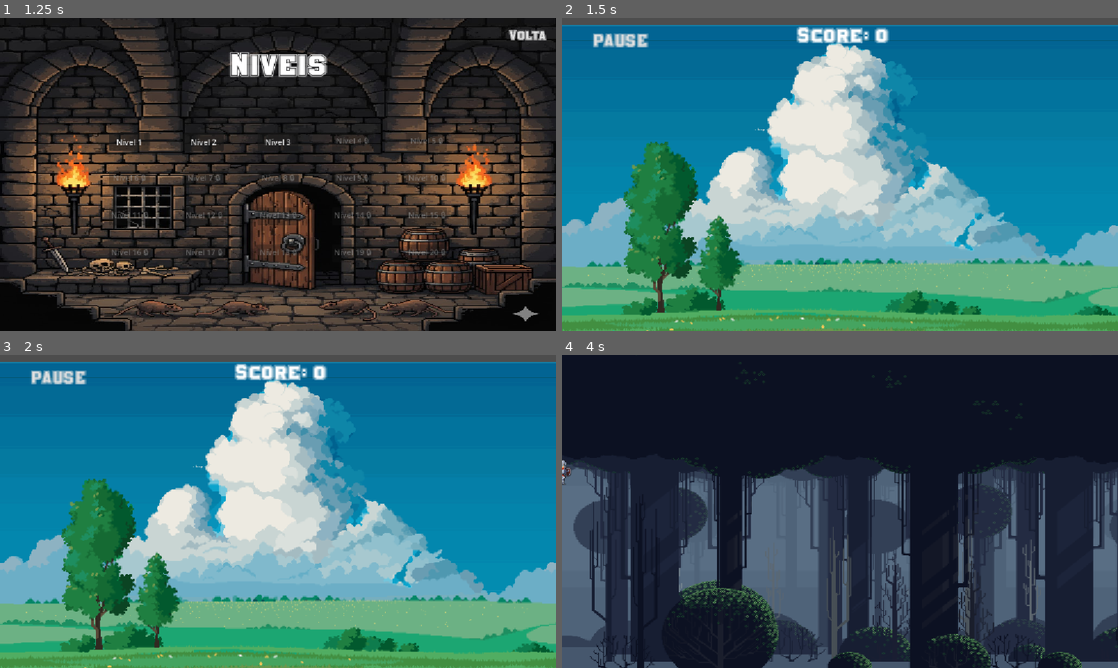
Above: before the commit, frames 1-4 (two rows, left to right).
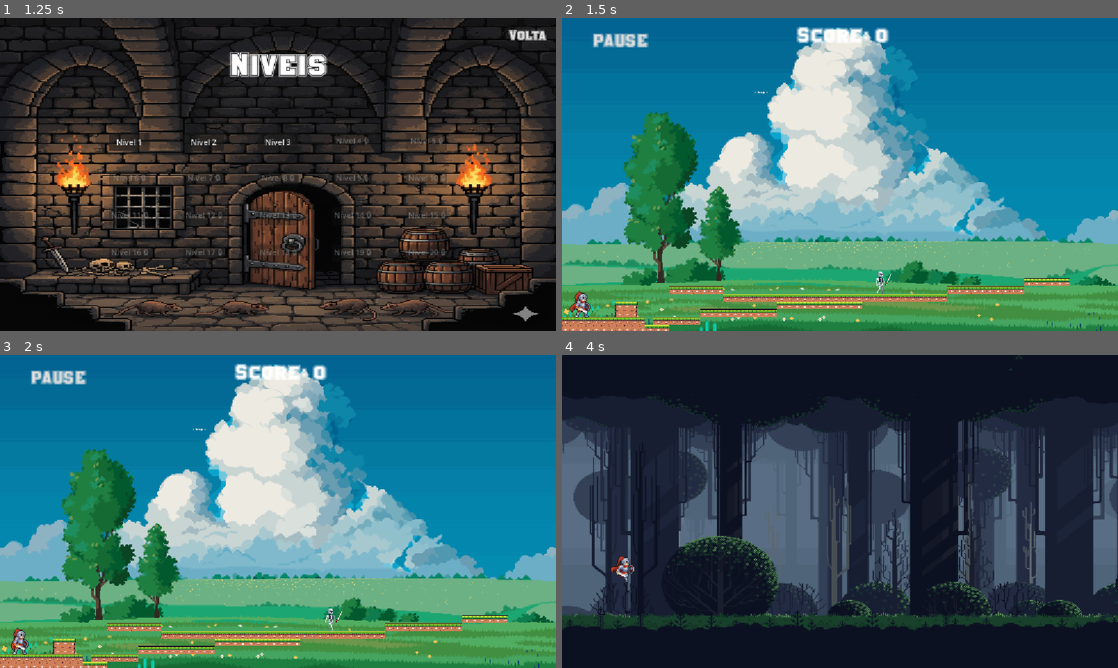
Above: after the commit, the same moments.

Repository: project-godot/project_godot_group10
Game: Godot game, scene res://main/MainMenu.tscn
Same seed, same stepped clock (60 frames per second), same inputs: the game is played once before the commit and once after it.
Inputs:
- Up to frame 1 (1.25 s): click "Jogar" at 0.5 s
- Up to frame 2 (1.5 s): click "Nível 1" at 1.25 s
- Up to frame 3 (2 s): no input
- Up to frame 4 (4 s): click "PAUSE" at 2 s; click "Voltar" at 2.75 s; click "Nível 2" at 3.5 s

Frame 1 is identical in both runs. In frame 2, 45% of the frame differs, in the area x 0-100%, y 0-100%; in frame 3, 45%; in frame 4, 29%.

Commit message:
teste ajuste

Diff:
--- a/entities/Player/player.tscn
+++ b/entities/Player/player.tscn
@@ -477,7 +477,7 @@
 position = Vector2(11, -2)
 limit_left = 0
 limit_top = 0
-limit_bottom = 340
+limit_bottom = 648
 position_smoothing_enabled = true
 
 [node name="Attack" type="Area2D" parent="."]
--- a/levels/level2.tscn
+++ b/levels/level2.tscn
@@ -136,6 +136,7 @@
 region_rect = Rect2(0, 0, 7424, 793)
 
 [node name="Player" parent="." instance=ExtResource("11_hfi3b")]
+position = Vector2(131, 356)
 
 [node name="Terrain2" type="TileMapLayer" parent="."]
 tile_set = SubResource("TileSet_hq01p")
--- a/project.godot
+++ b/project.godot
@@ -12,7 +12,7 @@
 
 config/name="project_godot"
 run/main_scene="uid://whq4xtv7pk31"
-config/features=PackedStringArray("4.4", "Forward Plus")
+config/features=PackedStringArray("4.5", "Forward Plus")
 
 [autoload]
 
Not shown, changed: assets/fonts/Golden Varsity Outline.ttf.import
Not shown, changed: assets/fonts/Maketa-Normal-FFP.ttf.import
Not shown, changed: assets/images/ajustada.jpg.import
Not shown, changed: assets/images/ak.png.import
Not shown, changed: assets/skins/default/ATTACK 1.png.import
Not shown, changed: assets/skins/default/ATTACK 2.png.import
Not shown, changed: assets/skins/default/ATTACK 3.png.import
Not shown, changed: assets/skins/default/DEATH.png.import
Not shown, changed: assets/skins/default/DEFEND.png.import
Not shown, changed: assets/skins/default/HURT.png.import
Not shown, changed: assets/skins/default/IDLE.png.import
Not shown, changed: assets/skins/default/JUMP.png.import
(and 89 more such lines)
